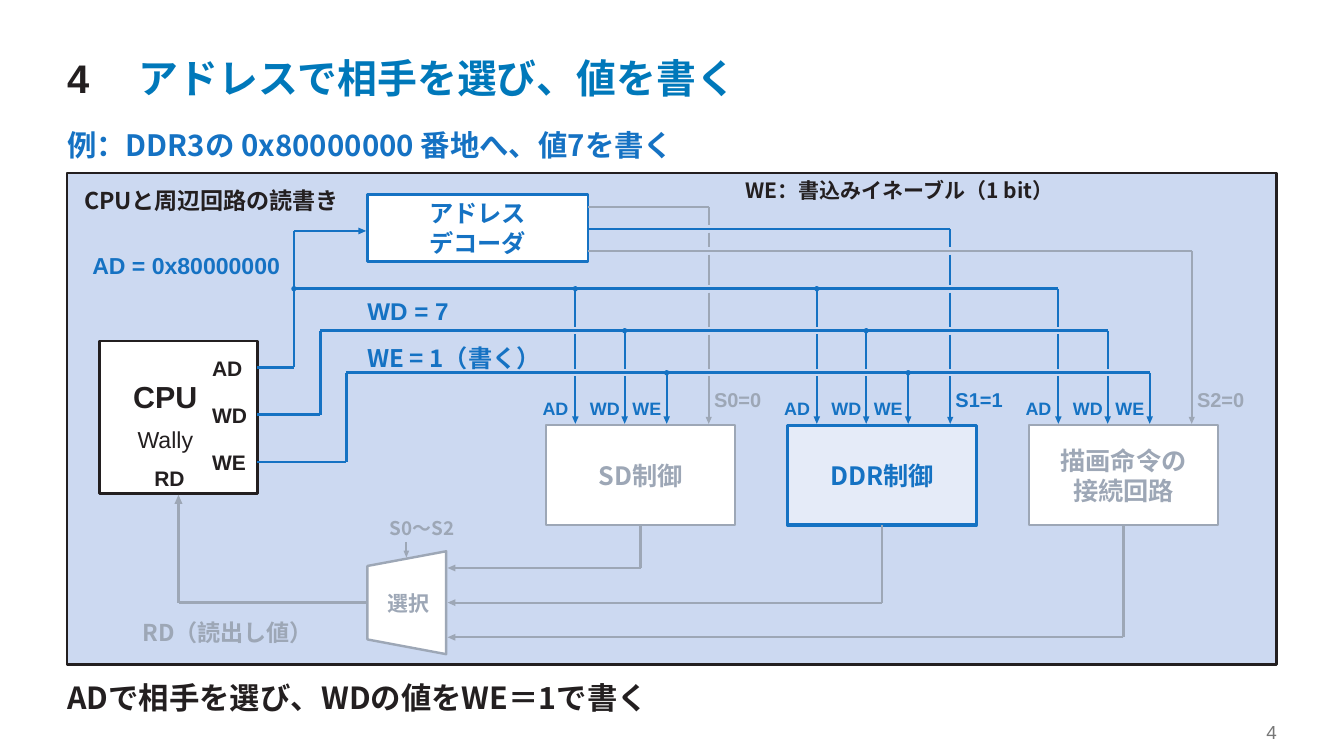
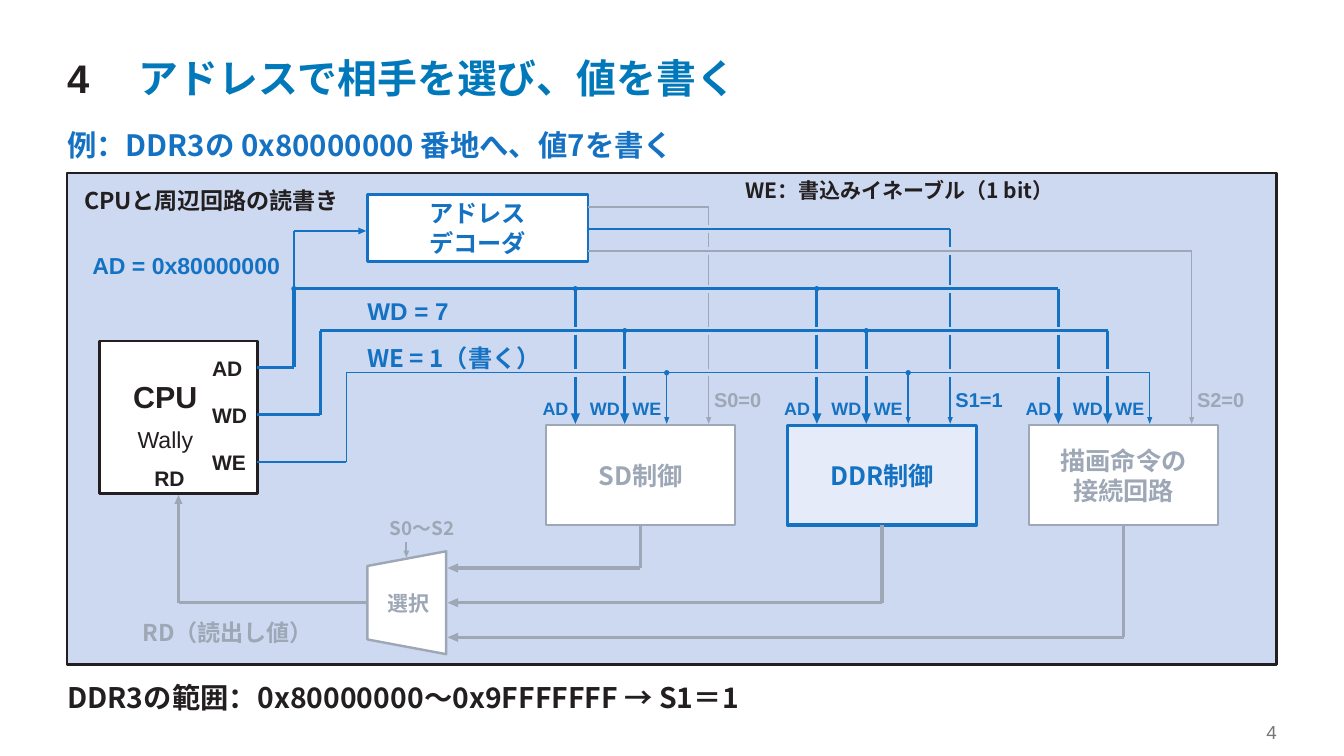
Before and after one commit to SoshiroFujimori/wally-game-console-research, a slide deck: slide 4 of docs/presentation/中間発表_主要事項.pptx. Drawn at 1344x756 pixels with LibreOffice and Linux fonts; fonts in the diff are those of the drawing. Boxes give left, top, right and bottom in pixels: in the first picture for what was removed or moved away, otherwise in the second. Text is boxed around its words. In the diff, an @@ line names an element or a change of style, - is before the commit and + after.

```diff
--- a/docs/presentation/中間発表_主要事項.pptx
+++ b/docs/presentation/中間発表_主要事項.pptx
@@ outline #1572C3 1.58 pt to #1572C3 2.25 pt; outline redrawn in 6 elements at [576,288,577,413], [817,288,818,413], [1059,288,1060,413], [625,331,626,413], [866,331,867,413], [1108,331,1109,413] @@
@@ outline redrawn in 9 elements at [448,564,458,573], [448,633,458,642], [448,598,458,607], [813,413,822,423], [1054,413,1063,423], [862,413,871,423], [1103,413,1112,423], [571,413,580,423], [620,413,629,423] @@
@@ outline #9DA7B6 1.65 pt to #9DA7B6 2.25 pt; outline redrawn in 3 elements at [458,637,1123,638], [458,603,882,604], [458,569,640,570] @@
@@ text at [67,684,739,711]: text changed; size 21.8 to 20.2 pt @@
-ADで相手を選び、WDの値をWE＝1で書く
+DDR3の範囲：0x80000000〜0x9FFFFFFF → S1＝1
```
Also in this commit, not shown: 11 other slides changed, 1 slide added, 1 slide removed, 25 other files.
